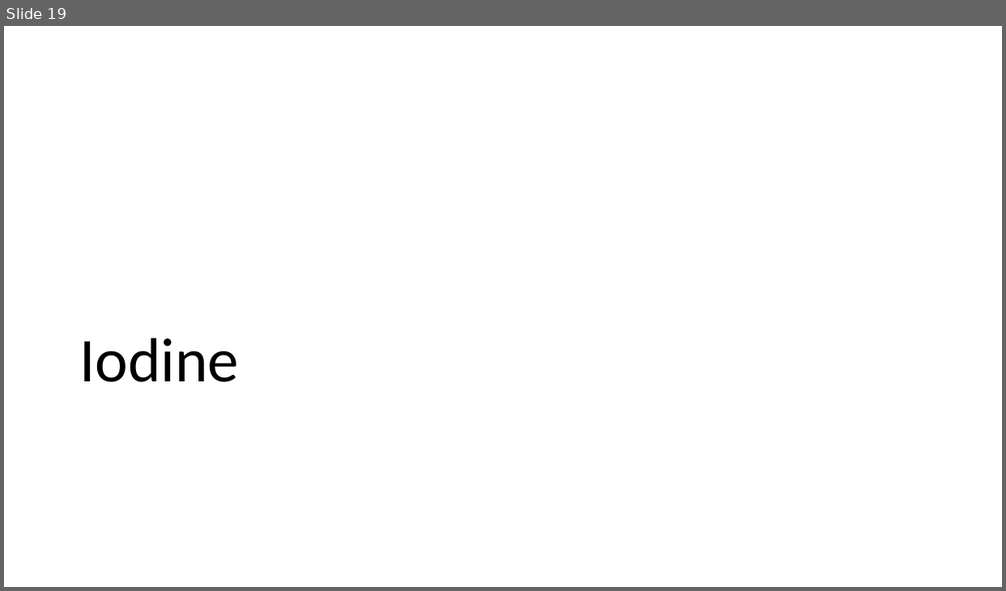
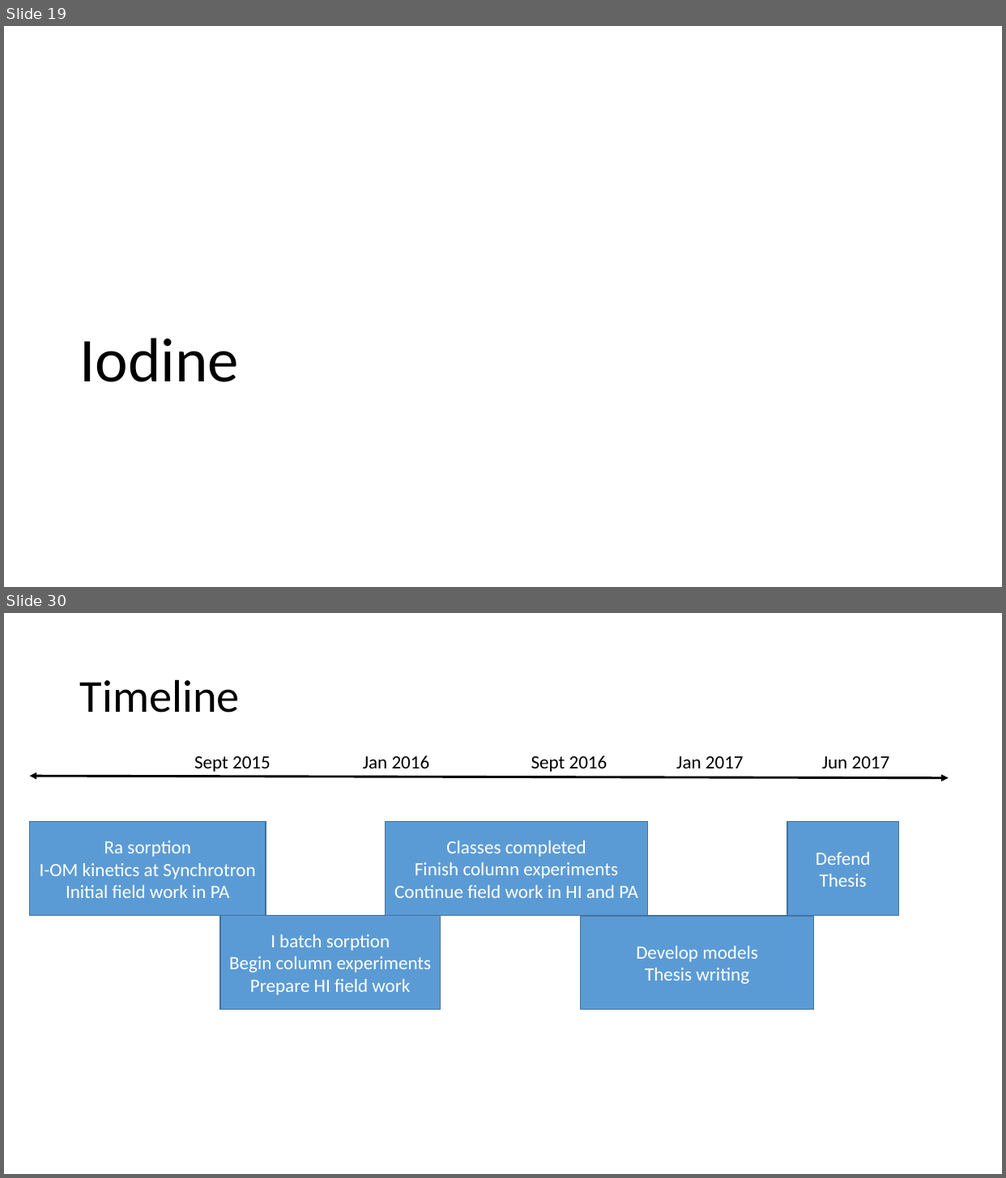
Before and after one commit to machen/Thesis-Proposal, a slide deck: Presentation.pptx. Shown one above the other, each under a label of ours: slide 19 before the commit, slides 19 and 30 after it; the slides between them are not shown. The pictures are 1006x591 and 1006x1178 pixels, drawn with LibreOffice and Linux fonts; fonts in the diff are those of the drawing. Boxes give left, top, right and bottom in pixels: in the first picture for what was removed or moved away, otherwise in the second. Text is boxed around its words. In the diff, an @@ line names an element or a change of style, - is before the commit and + after.

Commit message:
Presentation final draft
Completion of presentation to committee. Need to develop specific
hypotheses to further constrain the work.

```diff
--- a/Presentation.pptx
+++ b/Presentation.pptx
@@ slide 30 added at <box>4,613,1002,1174</box>, background #FFFFFF @@
@@ title added at <box>80,679,240,713</box>, 44 pt, text #000000 @@
+Timeline
@@ text added at <box>194,756,270,772</box>, 18 pt, text #000000 @@
+Sept 2015
@@ text added at <box>363,756,430,769</box>, 18 pt, text #000000 @@
+Jan 2016
@@ text added at <box>531,756,607,772</box>, 18 pt, text #000000 @@
+Sept 2016
@@ text added at <box>676,756,744,769</box>, 18 pt, text #000000 @@
+Jan 2017
@@ text added at <box>822,756,890,769</box>, 18 pt, text #000000 @@
+Jun 2017
@@ double arrow added from (29, 776) to (948, 778), #000000 2.25 pt @@
@@ rectangle added at <box>29,822,266,915</box>, fill #5B9BD5, outline #43739E 1 pt, 18 pt, text #FFFFFF @@
+Ra sorption
+I-OM kinetics at Synchrotron
+Initial field work in PA
@@ rectangle added at <box>385,822,648,915</box>, fill #5B9BD5, outline #43739E 1 pt, 18 pt, text #FFFFFF @@
+Classes completed
+Finish column experiments
+Continue field work in HI and PA
@@ rectangle added at <box>787,822,898,915</box>, fill #5B9BD5, outline #43739E 1 pt, 18 pt, text #FFFFFF @@
+Defend Thesis
@@ rectangle added at <box>220,915,441,1009</box>, fill #5B9BD5, outline #43739E 1 pt, 18 pt, text #FFFFFF @@
+I batch sorption
+Begin column experiments
+Prepare HI field work
@@ rectangle added at <box>581,916,814,1010</box>, fill #5B9BD5, outline #43739E 1 pt, 18 pt, text #FFFFFF @@
+Develop models
+Thesis writing
```
Also in this commit, not shown: 10 slides changed, 10 other slides added, 5 slides removed, 10 other files.
